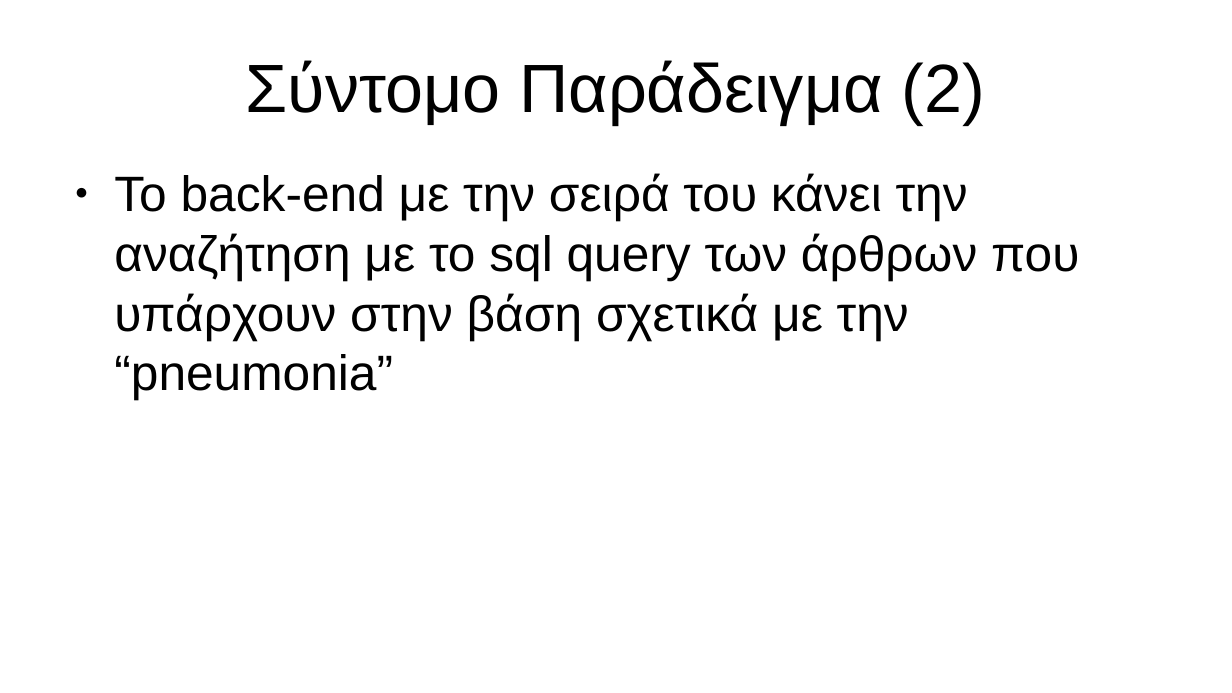
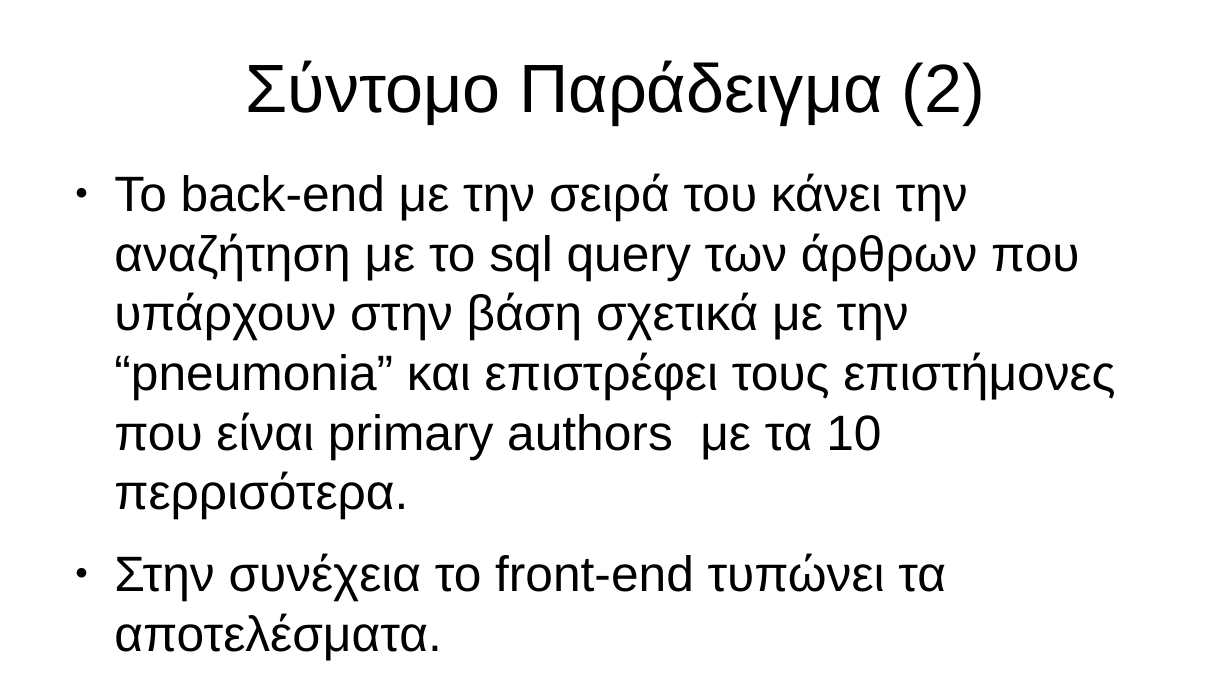
Before and after one commit to johnmavro/InternetandApplications, a slide deck: slide 10 of Presentation.pptx. Drawn at 1232x693 pixels with LibreOffice and Linux fonts; fonts in the diff are those of the drawing. Boxes give left, top, right and bottom in pixels: in the first picture for what was removed or moved away, otherwise in the second. Text is boxed around its words. In the diff, an @@ line names an element or a change of style, - is before the commit and + after.

Commit message:
presentation final

```diff
--- a/Presentation.pptx
+++ b/Presentation.pptx
@@ text at [114,173,1115,660]: text changed @@
-● Το back-end με την σειρά του κάνει την αναζήτηση με το sql query των άρθρων που υπάρχουν στην βάση σχετικά με την “pneumonia”
+● Το back-end με την σειρά του κάνει την αναζήτηση με το sql query των άρθρων που υπάρχουν στην βάση σχετικά με την “pneumonia” και επιστρέφει τους επιστήμονες που είναι primary authors με τα 10 περρισότερα.
+● Στην συνέχεια το front-end τυπώνει τα αποτελέσματα.
```
